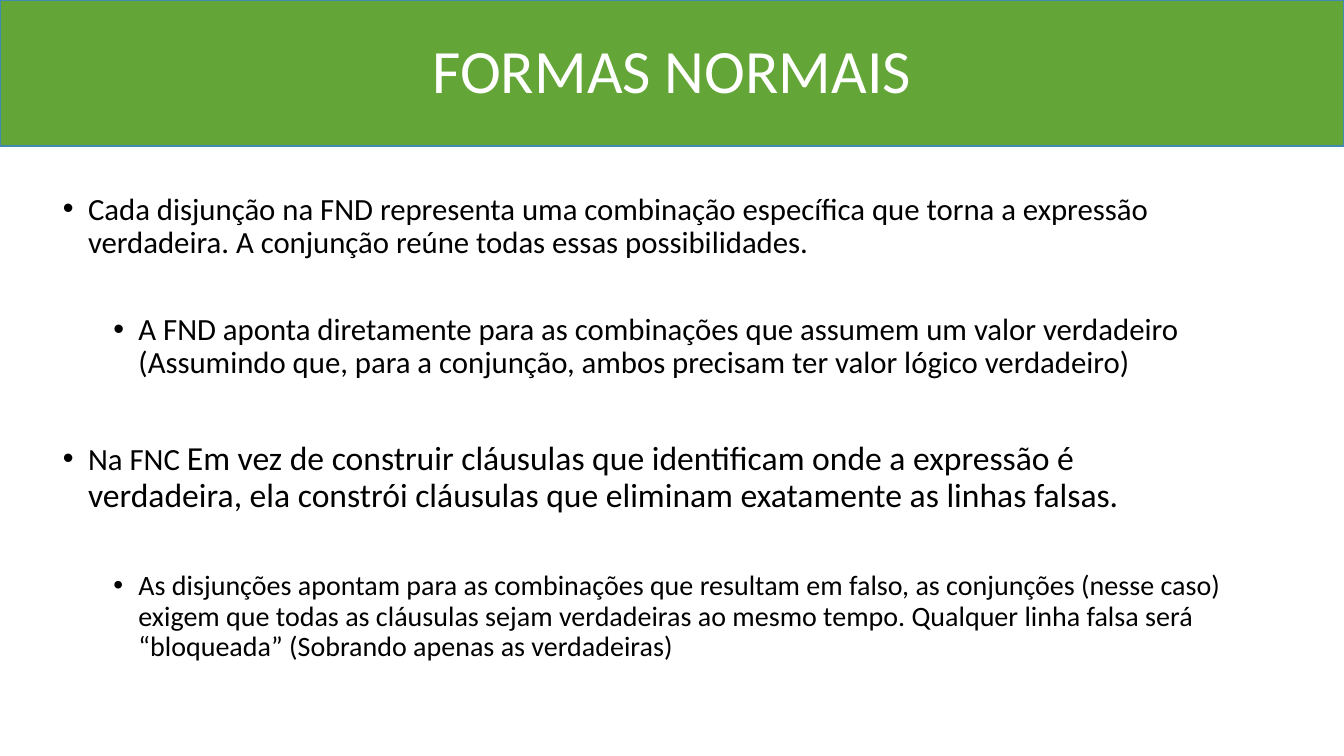
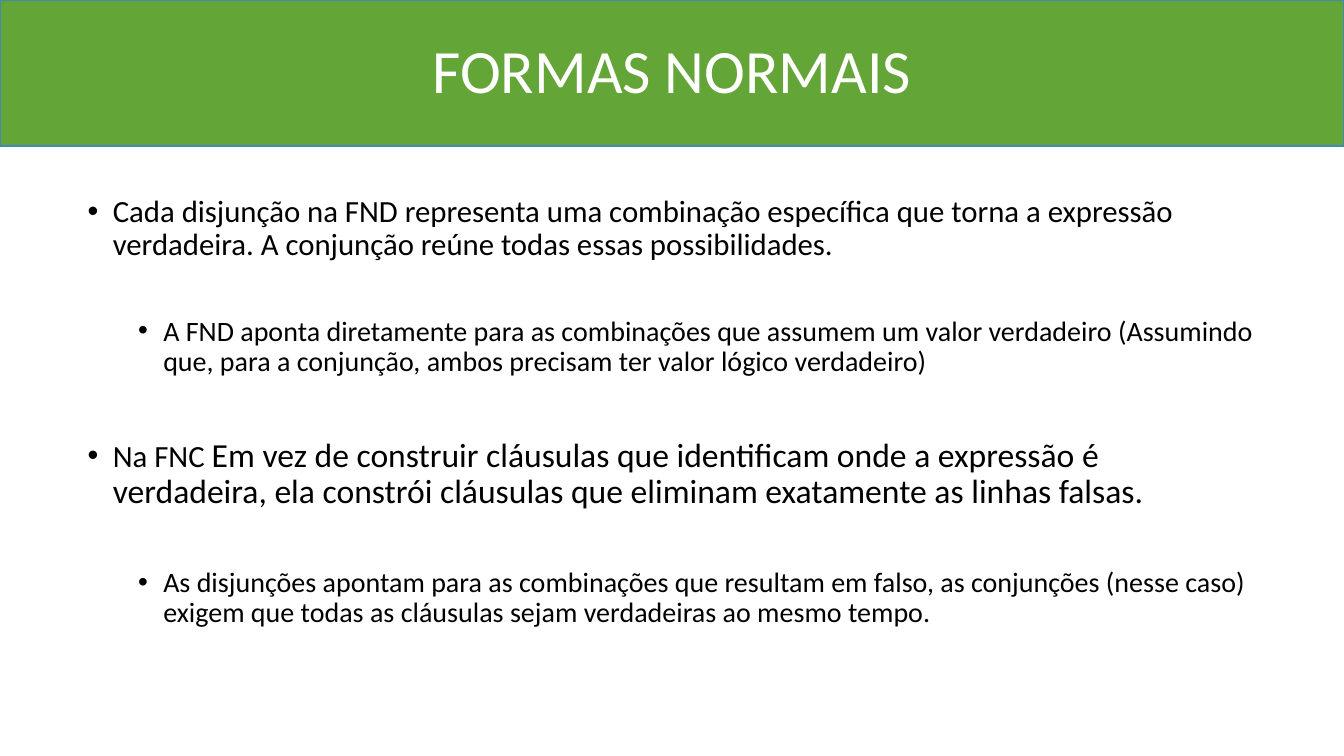
Before and after one commit to Marcio-Salmazo/Aulas, a slide deck: slide 32 of UNIUBE-MD/Teoria_MD.pptx. Drawn at 1344x756 pixels with LibreOffice and Linux fonts; fonts in the diff are those of the drawing. Boxes give left, top, right and bottom in pixels: in the first picture for what was removed or moved away, otherwise in the second. Text is boxed around its words. In the diff, an @@ line names an element or a change of style, - is before the commit and + after.

```diff
--- a/UNIUBE-MD/Teoria_MD.pptx
+++ b/UNIUBE-MD/Teoria_MD.pptx
@@ text "Cada disjunção na FND representa ...": place and size @@
-text "Cada disjunção na FND representa ..." at box(88, 198, 1220, 661)
+text "Cada disjunção na FND representa ..." at box(113, 200, 1252, 627)
@@ text at box(163, 320, 1252, 376): size 22 to 20 pt in "A FND aponta diretamente para as combinações ..." @@
@@ text at box(163, 571, 1244, 627): text changed @@
-  • As disjunções apontam para as combinações que resultam em falso, as conjunções (nesse caso) exigem que todas as cláusulas sejam verdadeiras ao mesmo tempo. Qualquer linha falsa será “bloqueada” (Sobrando apenas as verdadeiras)
+  • As disjunções apontam para as combinações que resultam em falso, as conjunções (nesse caso) exigem que todas as cláusulas sejam verdadeiras ao mesmo tempo.
```
Also in this commit, not shown: 22 other slides changed, 11 slides added, 1 slide removed, 2 other files.
